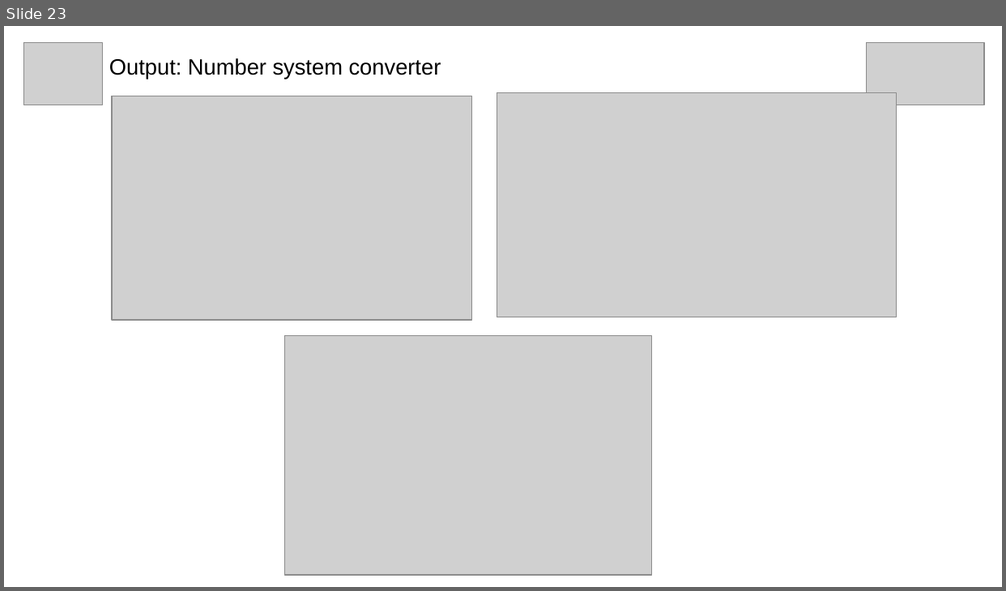
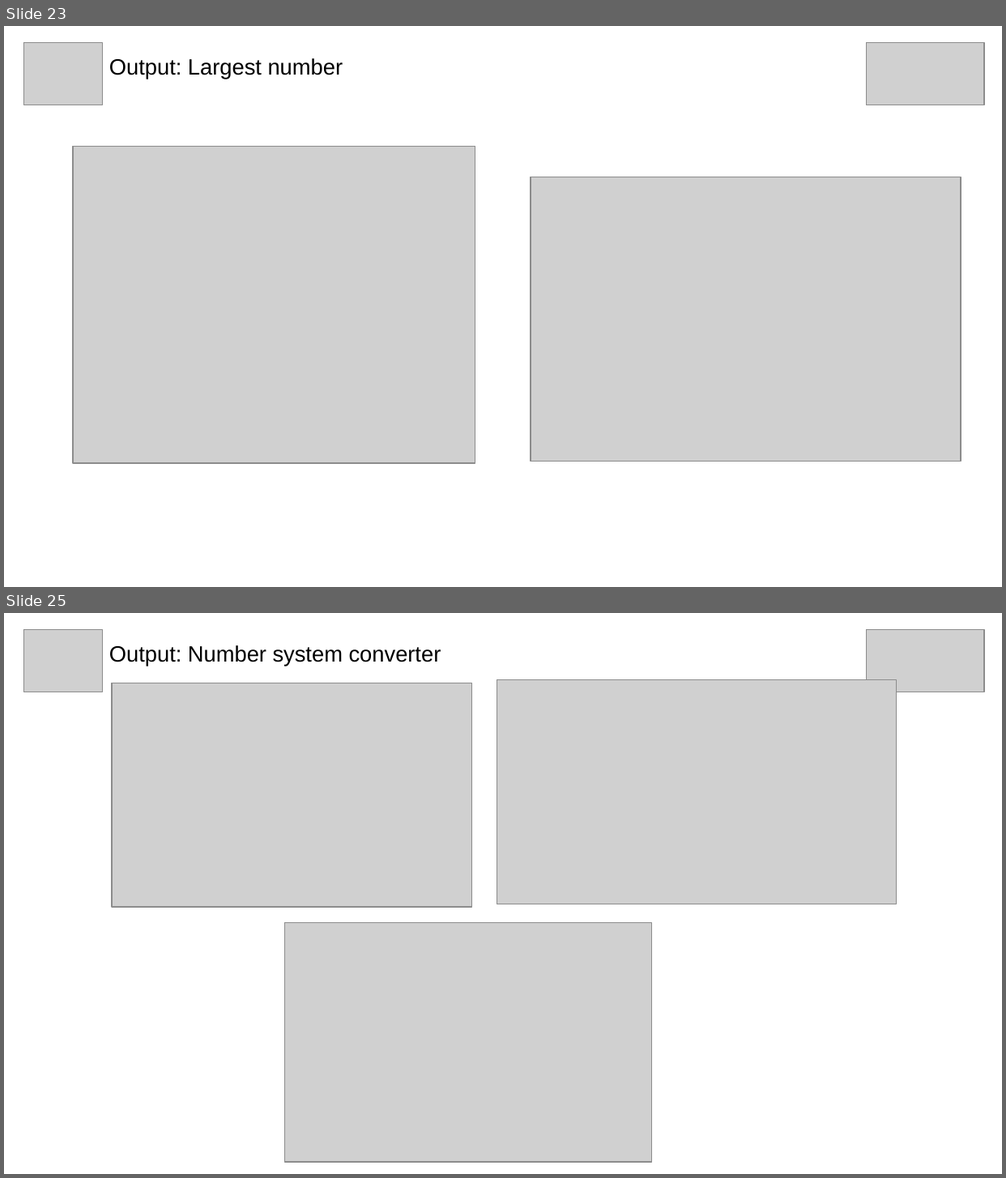
Before and after one commit to grey-hat2003/internship-project, a slide deck: docs/PyPptB2_5.pptx. Shown one above the other, each under a label of ours: slide 23 before the commit, slides 23 and 25 after it; the slides between them are not shown. The pictures are 1006x591 and 1006x1178 pixels, drawn with LibreOffice and Linux fonts; fonts in the diff are those of the drawing; grey boxes stand for pictures. Boxes give left, top, right and bottom in pixels: in the first picture for what was removed or moved away, otherwise in the second. Text is boxed around its words. In the diff, an @@ line names an element or a change of style, - is before the commit and + after.

```diff
--- a/docs/PyPptB2_5.pptx
+++ b/docs/PyPptB2_5.pptx
@@ slide 23 added at (x1=4, y1=26, x2=1002, y2=587), background #FFFFFF @@
@@ picture added at (x1=24, y1=43, x2=102, y2=106) @@
@@ picture added at (x1=866, y1=43, x2=984, y2=106) @@
@@ title added at (x1=109, y1=58, x2=343, y2=79), 16 pt, text #000000 @@
+Output: Largest number
@@ picture added at (x1=73, y1=146, x2=475, y2=463) @@
@@ picture added at (x1=530, y1=177, x2=961, y2=462) @@
@@ what was slide 23 is now slide 25 @@
```
Also in this commit, not shown: 4 slides changed, 1 other slide added, 2 other files.
